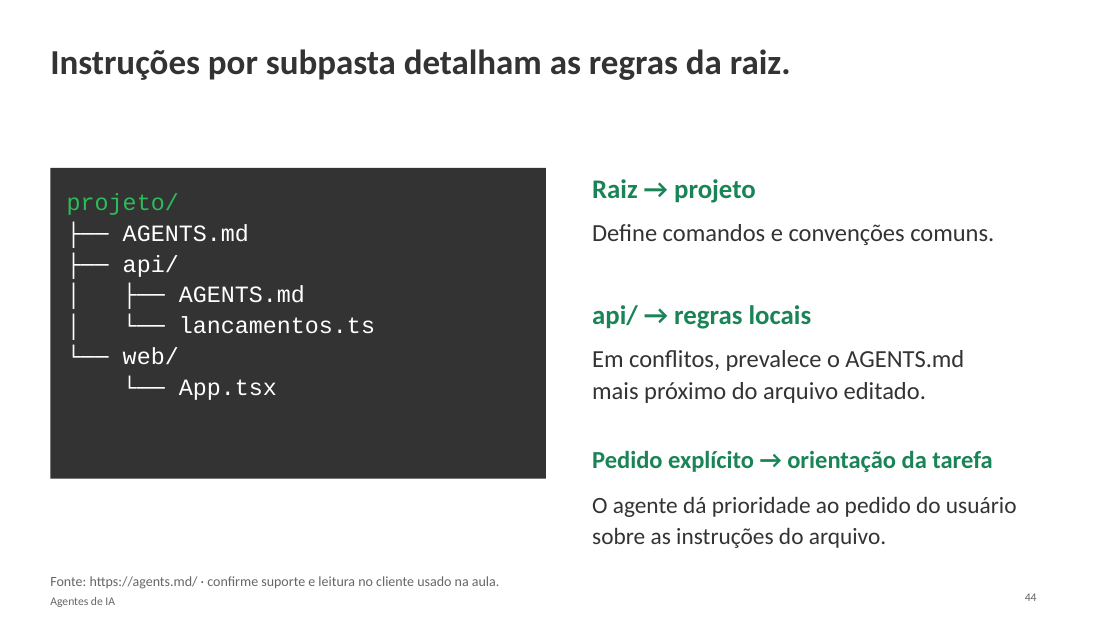
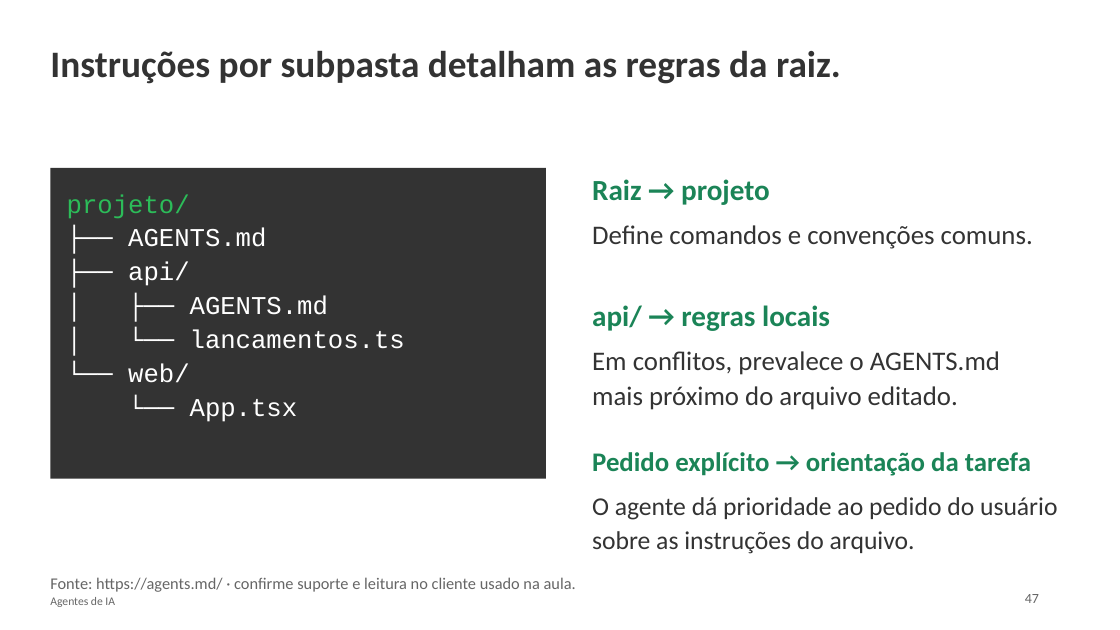
Before and after one commit to thiagoosiqueiraa/univas-minicurso-ia, a slide deck: slide 46 of apresentacao.pptx (slide 44 before the commit). Drawn at 1120x630 pixels with LibreOffice and Linux fonts; fonts in the diff are those of the drawing; background and template pictures are left out. Boxes give left, top, right and bottom in pixels: in the first picture for what was removed or moved away, otherwise in the second. Text is boxed around its words. In the diff, an @@ line names an element or a change of style, - is before the commit and + after.

Commit message:
Aumenta fontes da apresentação

```diff
--- a/apresentacao.pptx
+++ b/apresentacao.pptx
@@ text "Instruções por subpasta detalham as ..." at (50,50,841,84): size 30 to 32 pt @@
@@ rectangle "projeto/" at (50,168,546,479): size 20 to 22 pt @@
@@ text "Raiz → projeto" at (592,179,770,205): size 23 to 25 pt @@
@@ text "api/ → regras locais" at (592,305,830,331): size 23 to 25 pt @@
@@ size 21 to 23 pt in 3 elements at (592,225,1033,249), (592,351,1000,410), (592,452,1031,476) @@
@@ text "O agente dá prioridade ao ..." at (592,497,1058,554): size 20 to 22 pt @@
@@ text "Fonte: https://agents.md/ · confirme suporte ..." at (50,577,576,592): size 12 to 14 pt @@
@@ text at (1025,594,1039,603): text changed; size 10 to 12 pt @@
-44
+47
```
Also in this commit, not shown: 65 other slides changed, 2 slides added.
